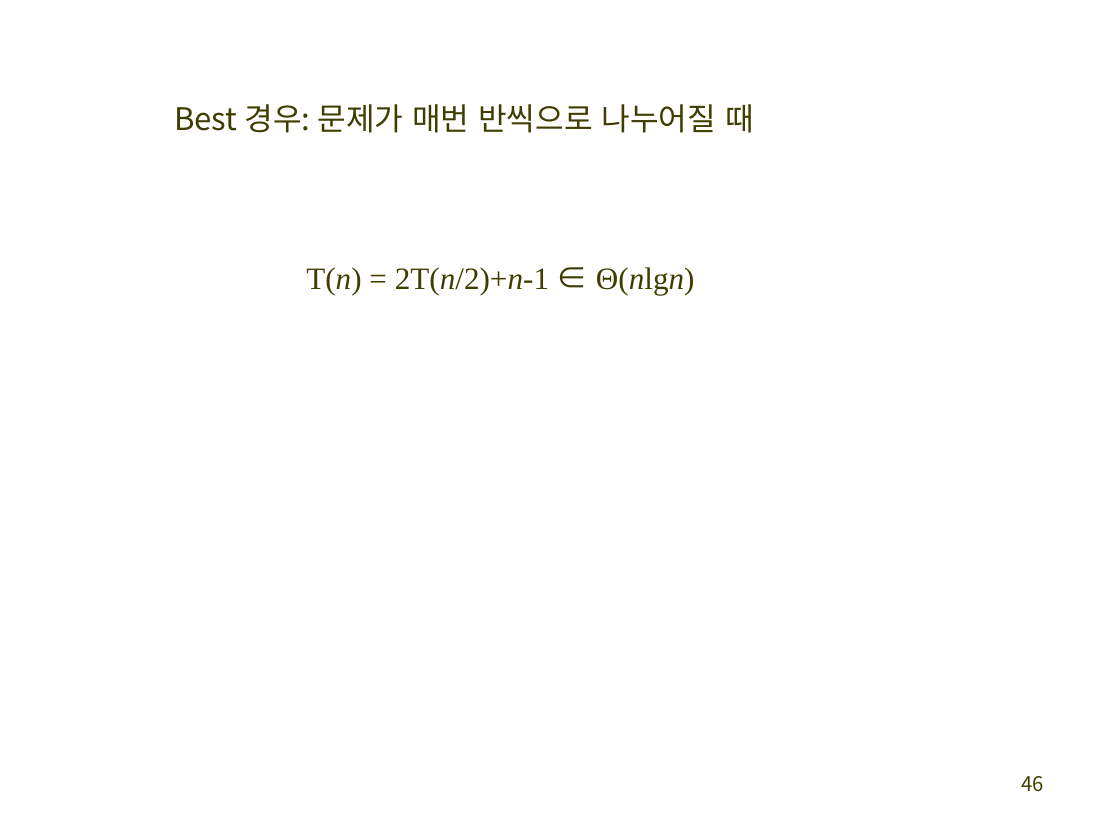
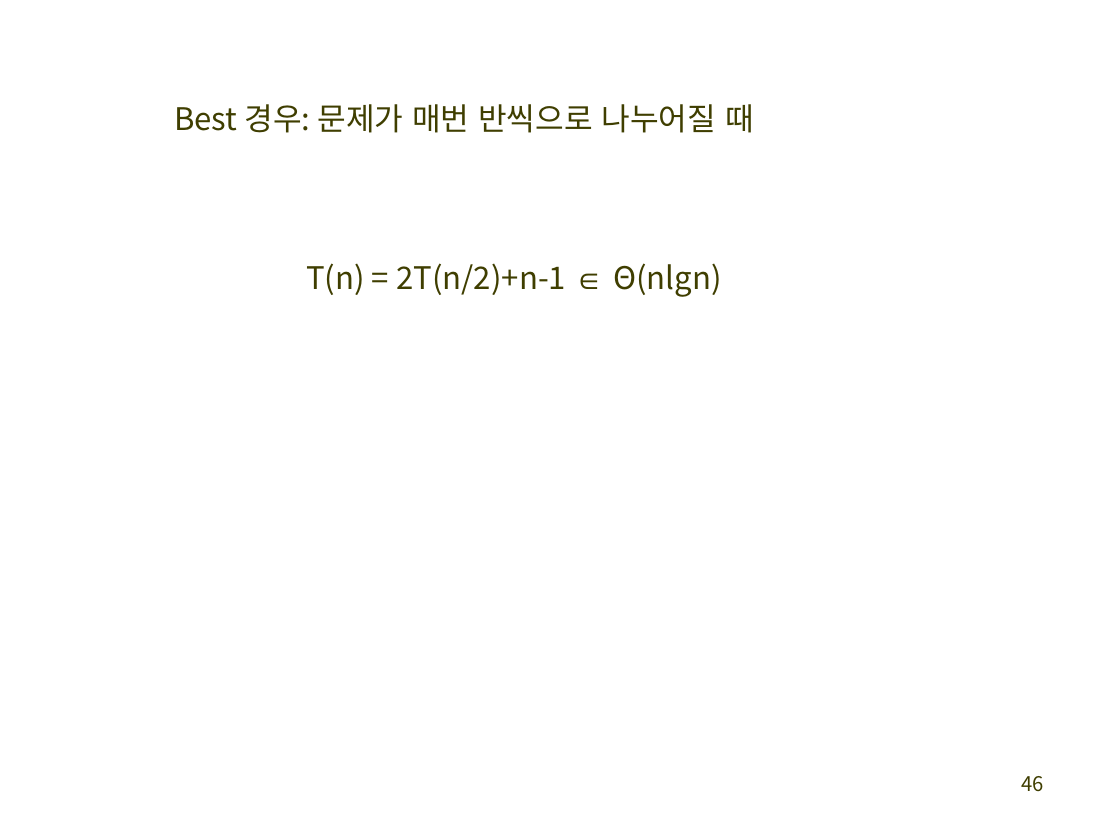
Before and after one commit to exopas95/Algorithms, a slide deck: slide 46 of Lecture Note/ch2_divide_conquer.pptx. Drawn at 1120x840 pixels with LibreOffice and Linux fonts; fonts in the diff are those of the drawing. Boxes give left, top, right and bottom in pixels: in the first picture for what was removed or moved away, otherwise in the second. Text is boxed around its words. In the diff, an @@ line names an element or a change of style, - is before the commit and + after.

```diff
--- a/Lecture Note/ch2_divide_conquer.pptx
+++ b/Lecture Note/ch2_divide_conquer.pptx
@@ text "T(n) = 2T(n/2)+n-1 ∈ Θ(nlgn)" at [306,263,722,297]: font Times New Roman to Noto Sans CJK KR; font Noto Sans CJK KR to Arial in "∈"; italic off in "T(n) 2T(n/2)+n-1 Θ(nlgn)" @@
```
Also in this commit, not shown: 18 other slides changed.
